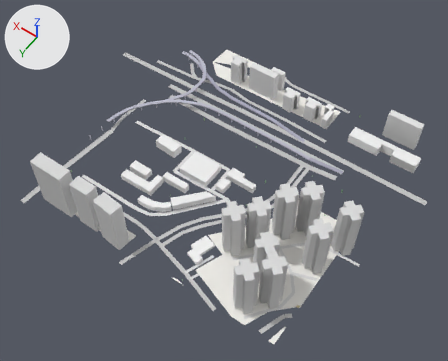
Renders of the glTF model white-model-six-districts/chunks/121_87_high.glb from each side of a commit.
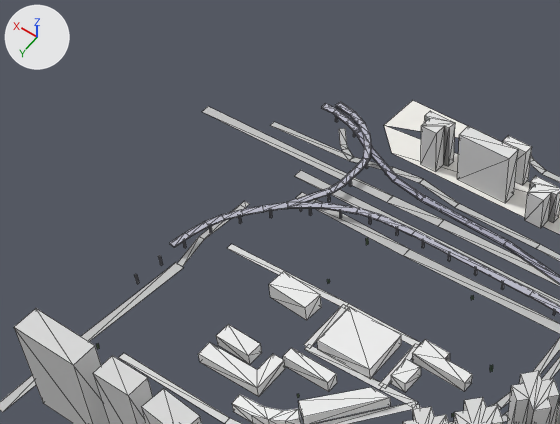
The first picture shows the older version from a 50 mm lens placed at (342.0, 7848.0, 858.0), pointed at (741.0, 7289.0, -20.0). The close-ups show the older and then the newer version on the part from 5% to 67% of the width and 0% to 58% of the height of that picture. Only the edits that show in the close-ups are written down. Lighting does not change. The marker at upper left points along +X, +Y and +Z. The close-ups show mesh edges as thin lines. Vertices at exactly the same position are counted once.

The older version as bpy lines, for what is in view:
```python
me_mesh_0 = bpy.data.meshes.new('Mesh_0')
me_mesh_0.from_pydata(...)  # 1441 vertices, 1449 faces; spans x 424.0..1111.0, y 6991.0..7534.0, z -17.0..92.0
me_mesh_0.materials.append(mat_material_0)
ob_mesh_0 = bpy.data.objects.new('Mesh_0', me_mesh_0)
ob_mesh_0.location = (0.0, 0.0, 0.0)
```
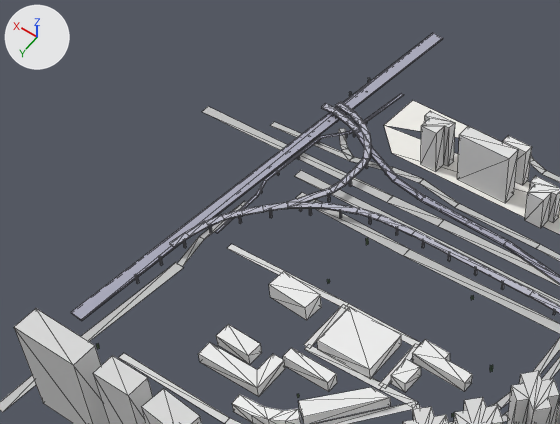
Location of each change, [x1, y1, x2, y2] in pixels of the close-ups (560 x 424 px):
'Mesh_0', reshaped
    before: [0, 100, 560, 424]
    after: [0, 33, 560, 424]
part 1 of me_mesh_0, added
    after: [215, 93, 404, 233]
part 2 of me_mesh_0, added
    after: [71, 33, 443, 321]

Patch to the scene script:
```diff
--- a/white-model-six-districts/chunks/121_87_high.glb.py
+++ b/white-model-six-districts/chunks/121_87_high.glb.py
@@ me_mesh_0 @@
 # used by ob_mesh_0; location = (0.0, 0.0, 0.0)
-me_mesh_0.from_pydata(...)  # 1441 vertices, 1449 faces; spans x 424.0..1111.0, y 6991.0..7534.0, z -17.0..92.0
+me_mesh_0.from_pydata(...)  # 1697 vertices, 1751 faces; spans x 424.0..1111.0, y 6901.0..7534.0, z -17.0..92.0
+# me_mesh_0 part 1: 40 vertices added at x 954.0..988.0, y 6997.0..7266.0, z -17.0..-9.0
+# me_mesh_0 part 2: 8 vertices added at x 970.0..1020.0, y 6901.0..7423.0, z -12.0..-9.0
+# other edits to the shape of me_mesh_0 do not show in these pictures
 me_mesh_0.materials.append(mat_material_0)
```
